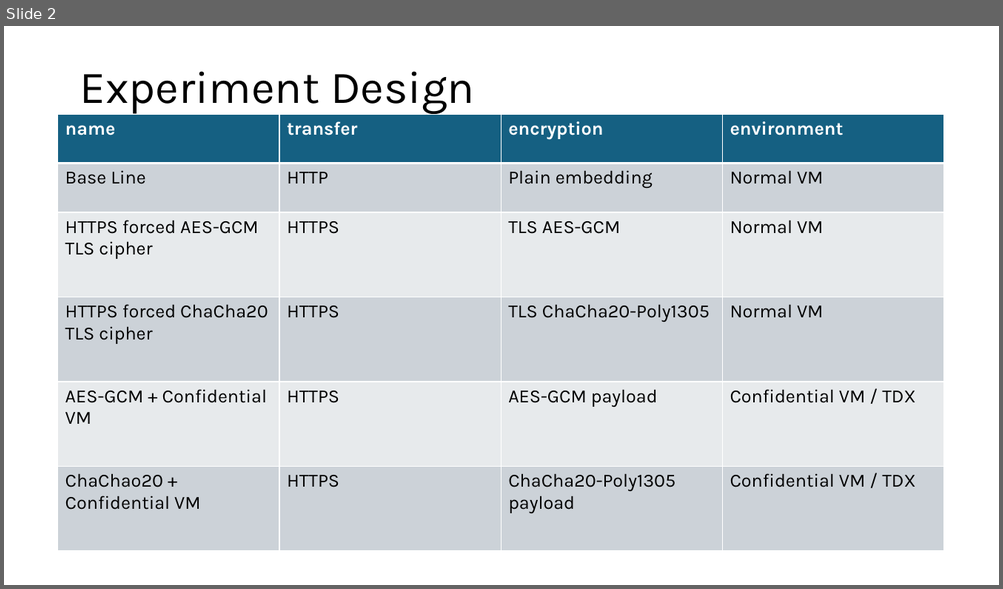
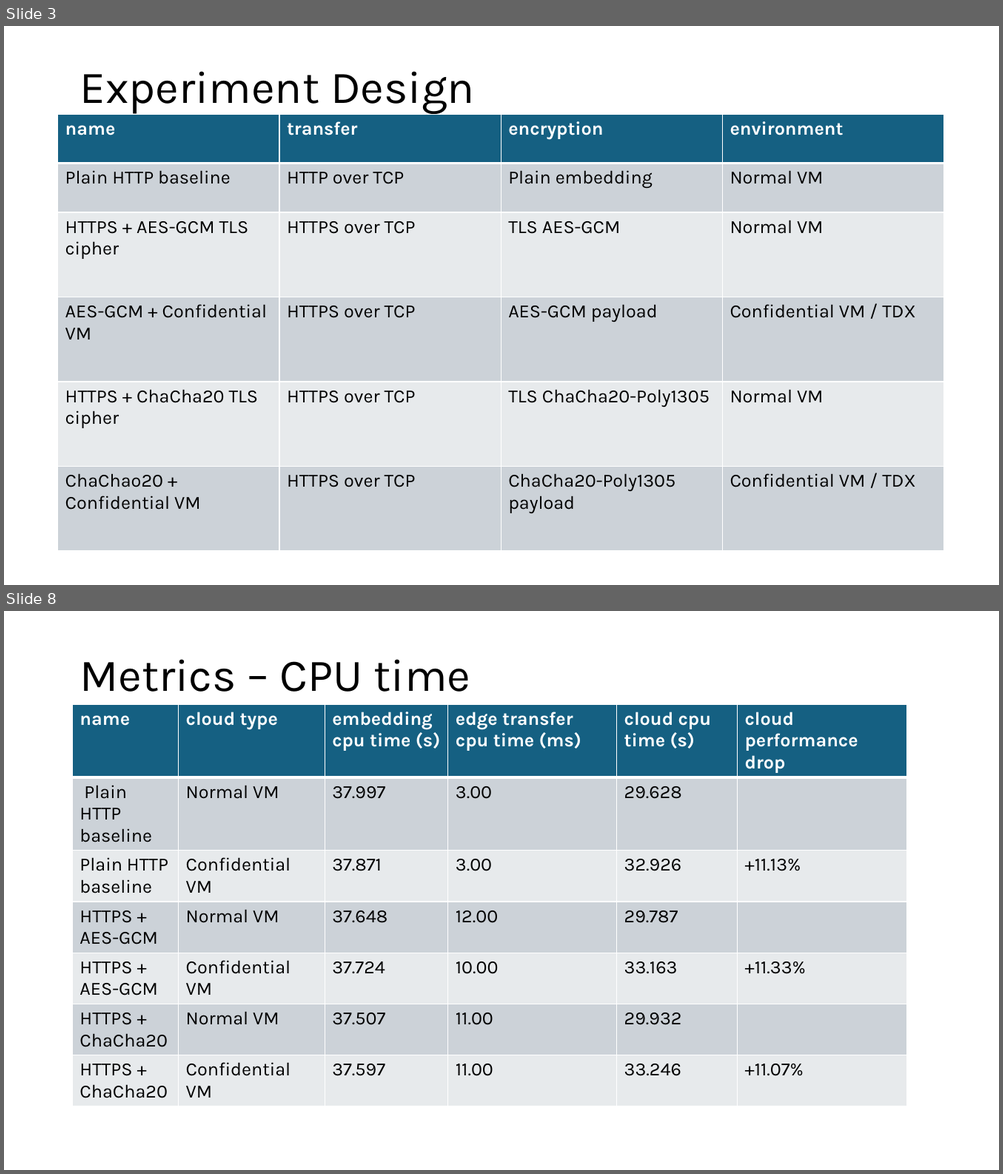
Before and after one commit to YMa10-ACS/CT5195-Master-capstone, a slide deck: Records/experiment.pptx. Shown one above the other, each under a label of ours: slide 2 before the commit, slides 3 and 8 after it; the slides between them are not shown. The pictures are 1003x589 and 1003x1174 pixels, drawn with LibreOffice and Linux fonts; fonts in the diff are those of the drawing. Boxes give left, top, right and bottom in pixels: in the first picture for what was removed or moved away, otherwise in the second. Text is boxed around its words. In the diff, an @@ line names an element or a change of style, - is before the commit and + after.

```diff
--- a/Records/experiment.pptx
+++ b/Records/experiment.pptx
@@ slide 8 added at (4,611,999,1170), background #FFFFFF @@
@@ title added at (79,659,471,692), 44 pt, text #000000 @@
+Metrics – CPU time
@@ table added at (73,704,907,1102), 7 rows, 6 columns @@
+name | cloud type | embedding cpu time (s) | edge transfer cpu time (ms) | cloud cpu time (s) | cloud performance drop
+Plain HTTP baseline | Normal VM | 37.997 | 3.00 | 29.628 | 
+Plain HTTP baseline | Confidential VM | 37.871 | 3.00 | 32.926 | +11.13%
+HTTPS + AES-GCM | Normal VM | 37.648 | 12.00 | 29.787 | 
+HTTPS + AES-GCM | Confidential VM | 37.724 | 10.00 | 33.163 | +11.33%
+HTTPS + ChaCha20 | Normal VM | 37.507 | 11.00 | 29.932 | 
+HTTPS + ChaCha20 | Confidential VM | 37.597 | 11.00 | 33.246 | +11.07%
@@ what was slide 2 is now slide 3 @@
@@ slide 3 changed as well @@
@@ table at (58,114,944,551) @@
-row 2, column 1: Base Line
+row 2, column 1: Plain HTTP baseline
-row 2, column 2: HTTP
+row 2, column 2: HTTP over TCP
-row 3, column 1: HTTPS forced AES-GCM TLS cipher
+row 3, column 1: HTTPS + AES-GCM TLS cipher
-row 3, column 2: HTTPS
+row 3, column 2: HTTPS over TCP
-row 4: HTTPS forced ChaCha20 TLS cipher | HTTPS | TLS ChaCha20-Poly1305 | Normal VM
+row 4: AES-GCM + Confidential VM | HTTPS over TCP | AES-GCM payload | Confidential VM / TDX
-row 5: AES-GCM + Confidential VM | HTTPS | AES-GCM payload | Confidential VM / TDX
+row 5: HTTPS + ChaCha20 TLS cipher | HTTPS over TCP | TLS ChaCha20-Poly1305 | Normal VM
-row 6, column 2: HTTPS
+row 6, column 2: HTTPS over TCP
```
Also in this commit, not shown: 1 other slide changed, 12 other slides added, 1 slide removed, 1 other file.
